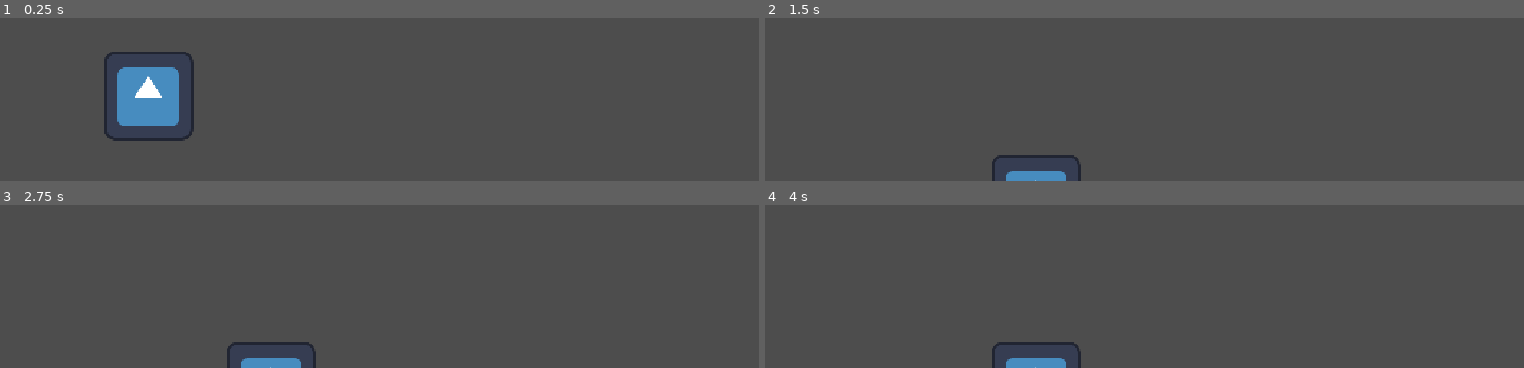
Above: before the commit, frames 1-4 (two rows, left to right).
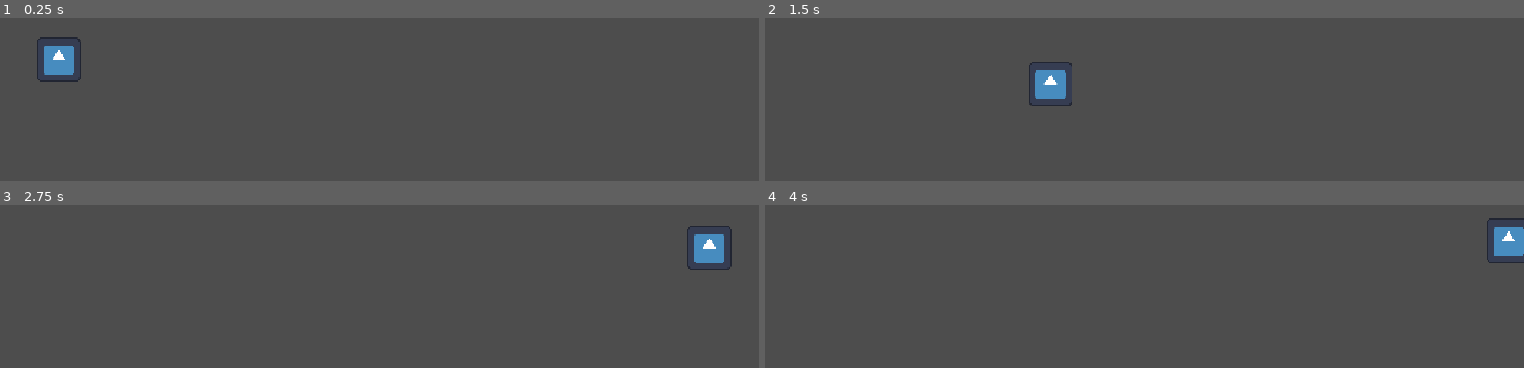
Above: after the commit, the same moments.

Repository: Draftier/Geometric-Invasion-CSS-497
Game: Godot game, scene res://test.tscn
Two runs of this game, one before a commit and one after it. Both use one fixed random seed, a clock stepped at 60 frames per second and the inputs below. This scene is started directly instead of the project's main scene. The engine's default icon, where the game draws it, is replaced by a stand-in: a white triangle on a blue panel in a dark square.
Inputs:
- Up to frame 1 (0.25 s): no input
- Up to frame 2 (1.5 s): hold Right (right) 0.53-1.28 s; tap X (ability) at 0.6 s; hold Down (down) from 1.28 s (still down); tap Z (shoot) at 1.35 s
- Up to frame 3 (2.75 s): release Down (down) at 2.03 s; hold Right (right) from 2.03 s (still down); hold Shift (slow) from 2.03 s (still down)
- Up to frame 4 (4 s): release Right (right) at 2.78 s; release Shift (slow) at 2.78 s; hold Up (up) 2.78-3.53 s; tap X (ability) at 2.85 s; tap Enter at 3.5 s; hold Left (left) from 3.53 s (still down); hold Z (shoot) from 3.53 s (still down)

The runs differ from the first frame. In frame 1, 4.6% of the frame differs, in the area x 4-26%, y 11-76%; in frame 2, 1.6%; in frame 3, 1.7%; in frame 4, 1.6%.

Commit message:
experiemented with using speed curve on bezier curve over estimated distance travelled

Diff:
--- a/geometric-invasion/project.godot
+++ b/geometric-invasion/project.godot
@@ -24,7 +24,7 @@
 
 window/stretch/mode="canvas_items"
 window/stretch/aspect="expand"
-window/vsync/vsync_mode=0
+window/vsync/vsync_mode=2
 
 [input]
 
--- a/geometric-invasion/test.gd
+++ b/geometric-invasion/test.gd
@@ -5,14 +5,18 @@
 var p1 = Vector2(global_position.x + 100, global_position.y + 300)
 var p2 = Vector2(global_position.x + 400, global_position.y)
 @export var point_array : Array[test_resource] = []
+@export var speed_curve : Curve
 var normalized_vec2_array : Array[Vector2] = []
 @onready var screen : Vector2 = get_viewport_rect().size
+var distance_traveled : float = 0
+var estimated_curve_length : float = 0
 
 func normalize_points() -> void:
 	normalized_vec2_array.append(global_position)
 	for i in point_array:
 		var temp_vec = Vector2(global_position.x + (i.x_percent * screen.x), global_position.y + (i.y_percent * screen.y))
 		normalized_vec2_array.append(temp_vec)
+		estimated_curve_length += temp_vec.length()
 		pass
 
 func _ready() -> void:
@@ -35,11 +39,21 @@
 			var temp : Vector2 = av[i].lerp(av[i+1], t)
 			temp_array.append(temp)
 	var to_return = temp_array[0].lerp(temp_array[temp_array.size()-1], t)
-	print(to_return)
+	#print(to_return)
 	return to_return
+
+	#if cur_event.curve != null:
+		#distance_traveled_progress = (distance_to_move - global_position.distance_to(target_pos)) / distance_to_move
+		#temp_speed = speed * cur_event.curve.sample(distance_traveled_progress)
 
 func _physics_process(delta: float) -> void:
 	if round(position) != round(normalized_vec2_array[normalized_vec2_array.size() - 1]):
-		position = _quadratic_bezier_array(normalized_vec2_array, time)
+		print(time * (global_position.length() / estimated_curve_length))
+		global_position = _quadratic_bezier_array(normalized_vec2_array, clamp(time * speed_curve.sample(global_position.length() / estimated_curve_length), 0.0, 1.0))
+		#global_position = _quadratic_bezier_array(normalized_vec2_array, time * speed_curve.sample(global_position.length() / estimated_curve_length))
+
+		#print(time)
+		#global_position = _quadratic_bezier_array(normalized_vec2_array, time)
+
 	#position = _quadratic_bezier(p0, p1, p2, time)
 	time += delta
--- a/geometric-invasion/test.tscn
+++ b/geometric-invasion/test.tscn
@@ -10,10 +10,34 @@
 y_percent = 0.3
 metadata/_custom_type_script = "uid://b41wph8phx6qg"
 
+[sub_resource type="Resource" id="Resource_6uqi0"]
+script = ExtResource("3_6uqi0")
+x_percent = 0.3
+y_percent = 0.3
+metadata/_custom_type_script = "uid://b41wph8phx6qg"
+
+[sub_resource type="Resource" id="Resource_ppyta"]
+script = ExtResource("3_6uqi0")
+x_percent = 0.8
+metadata/_custom_type_script = "uid://b41wph8phx6qg"
+
+[sub_resource type="Resource" id="Resource_ykrsh"]
+script = ExtResource("3_6uqi0")
+x_percent = 0.9
+metadata/_custom_type_script = "uid://b41wph8phx6qg"
+
+[sub_resource type="Curve" id="Curve_6uqi0"]
+_data = [Vector2(0.013100438, 0.1460675), 0.0, 0.0, 0, 0, Vector2(0.5152838, 0.47191018), 0.0, 0.0, 0, 0, Vector2(1, 1), 0.0, 0.0, 0, 0]
+point_count = 3
+
 [node name="Node2D" type="Node2D" unique_id=1645698705]
 
 [node name="Sprite2D" type="Sprite2D" parent="." unique_id=664825080]
-position = Vector2(219, 480)
+position = Vector2(93, 465)
+scale = Vector2(0.5, 0.5)
 texture = ExtResource("1_8uh7m")
 script = ExtResource("2_6uqi0")
-point_array = Array[ExtResource("3_6uqi0")]([SubResource("Resource_vbegm")])
+point_array = Array[ExtResource("3_6uqi0")]([SubResource("Resource_vbegm"), SubResource("Resource_6uqi0"), SubResource("Resource_ppyta"), SubResource("Resource_ykrsh")])
+speed_curve = SubResource("Curve_6uqi0")
+
+[node name="Line2D" type="Line2D" parent="Sprite2D" unique_id=171166292]
